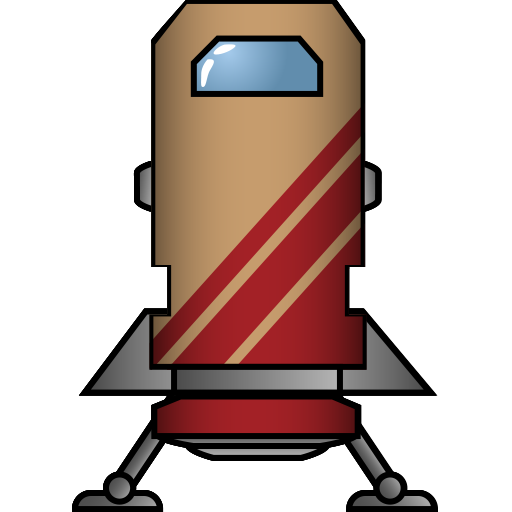
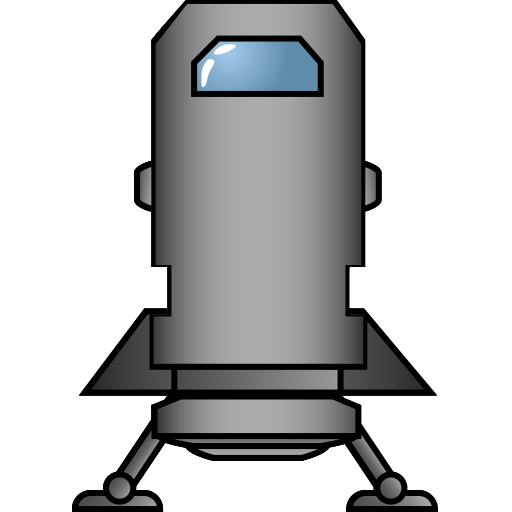
Layered file, before and after one edit (512x512). Changes by layer:
hid "Box" over box(72, 0, 437, 512)
painted on "Box Base" over box(91, 2, 425, 434)
